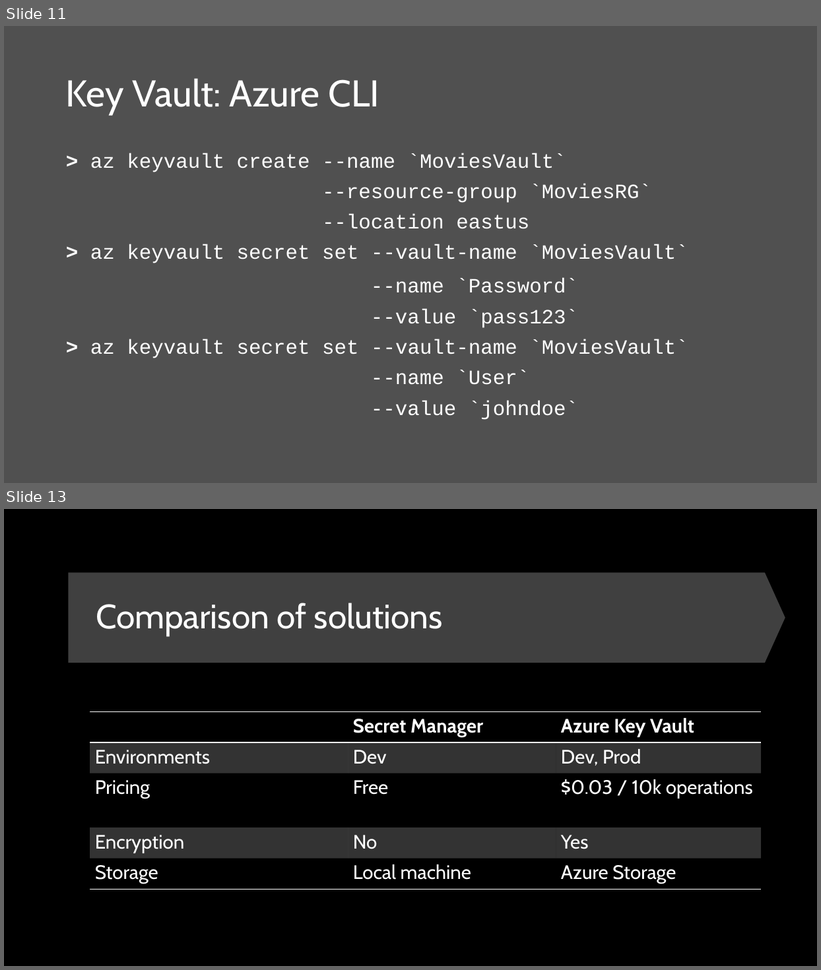
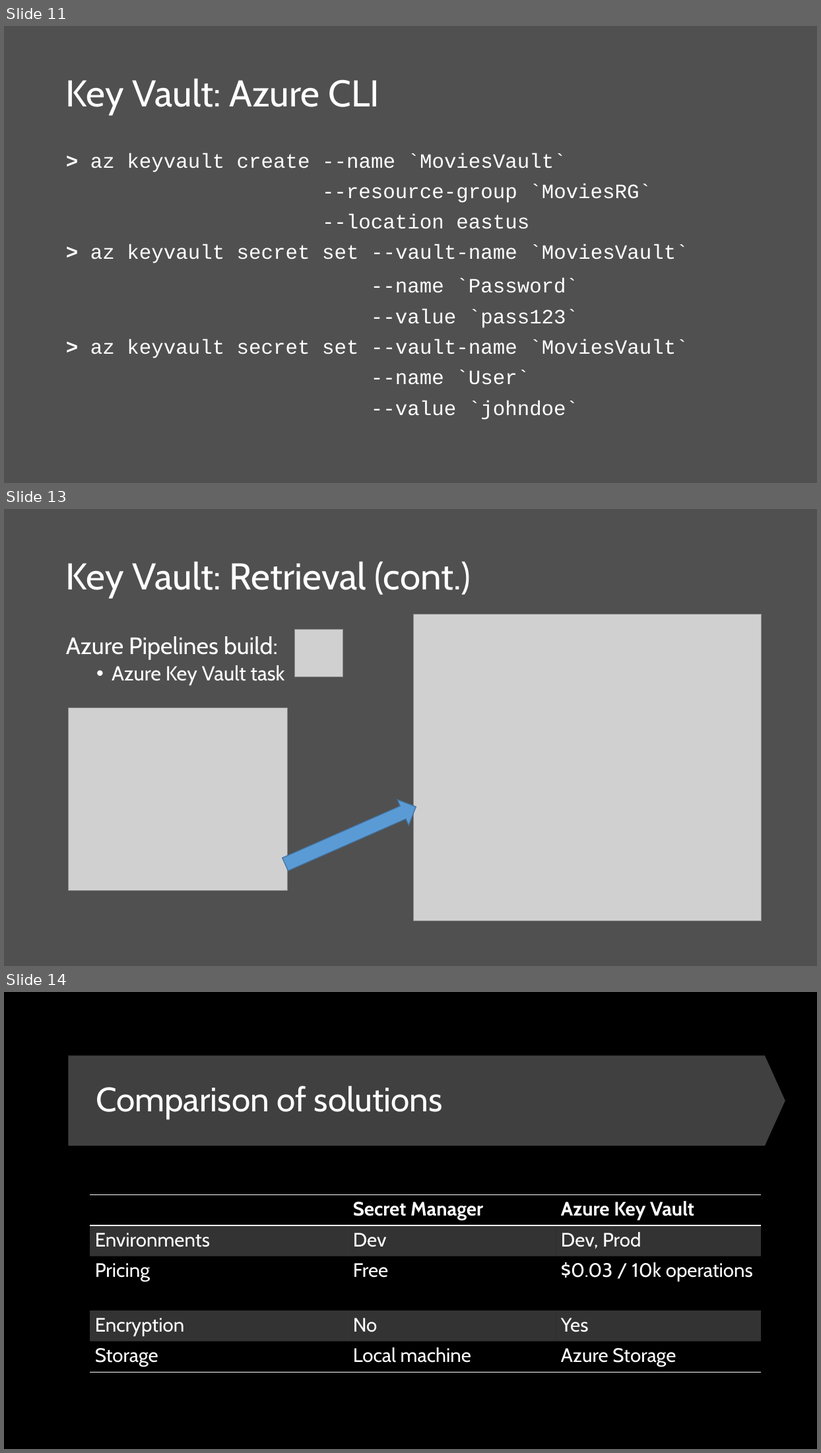
Before and after one commit to scottaddie/slide-decks, a slide deck: Protecting App Secrets.pptx. Shown one above the other, each under a label of ours: slides 11 and 13 before the commit, slides 11, 13 and 14 after it; the slides between them are not shown. The pictures are 821x970 and 821x1453 pixels, drawn with LibreOffice and Linux fonts; fonts in the diff are those of the drawing; grey boxes stand for pictures. Boxes give left, top, right and bottom in pixels: in the first picture for what was removed or moved away, otherwise in the second. Text is boxed around its words. In the diff, an @@ line names an element or a change of style, - is before the commit and + after.

Commit message:
Add Key Vault build task content

```diff
--- a/Protecting App Secrets.pptx
+++ b/Protecting App Secrets.pptx
@@ slide 13 added at box(4, 509, 817, 966), background #505050 @@
@@ title added at box(66, 561, 471, 598), 44 pt, text #FFFFFF @@
+Key Vault: Retrieval (cont.)
@@ picture added at box(414, 614, 762, 921) @@
@@ text added at box(66, 636, 285, 685), 28 pt, text #FFFFFF @@
+Azure Pipelines build:
+  • Azure Key Vault task
@@ picture added at box(295, 629, 343, 677) @@
@@ picture added at box(69, 708, 288, 891) @@
@@ down arrow added at box(279, 794, 421, 877), fill #5B9BD5, outline #43739E 1 pt @@
@@ what was slide 13 is now slide 14 @@
```
Also in this commit, not shown: 1 slide changed.
